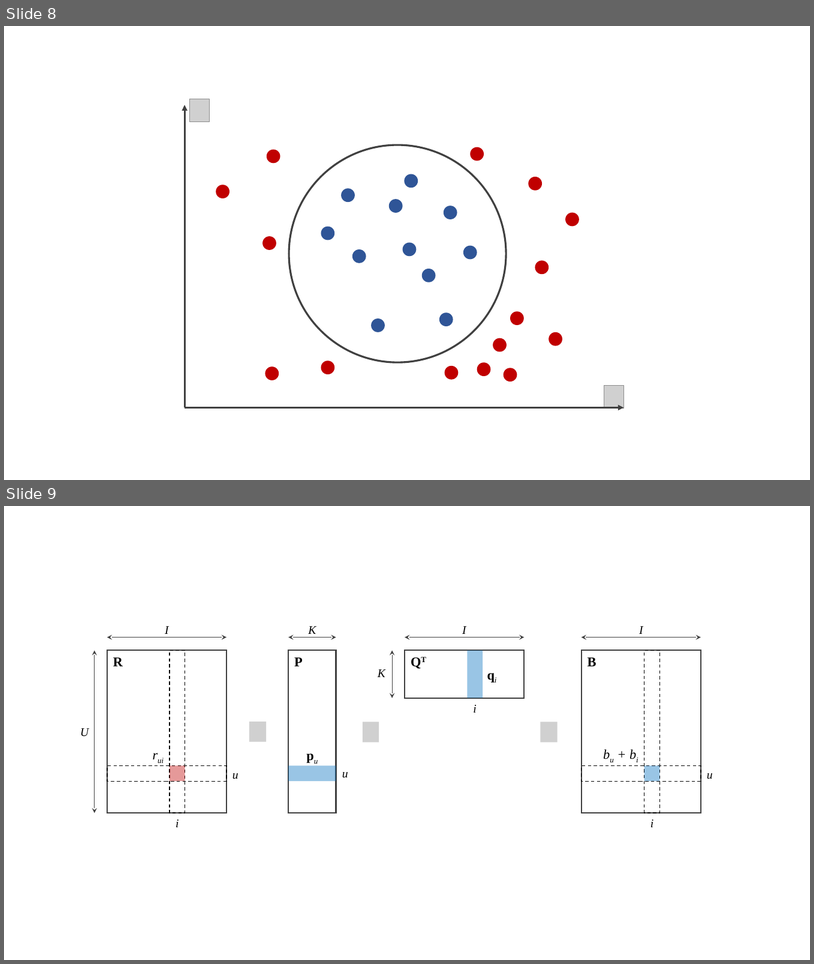
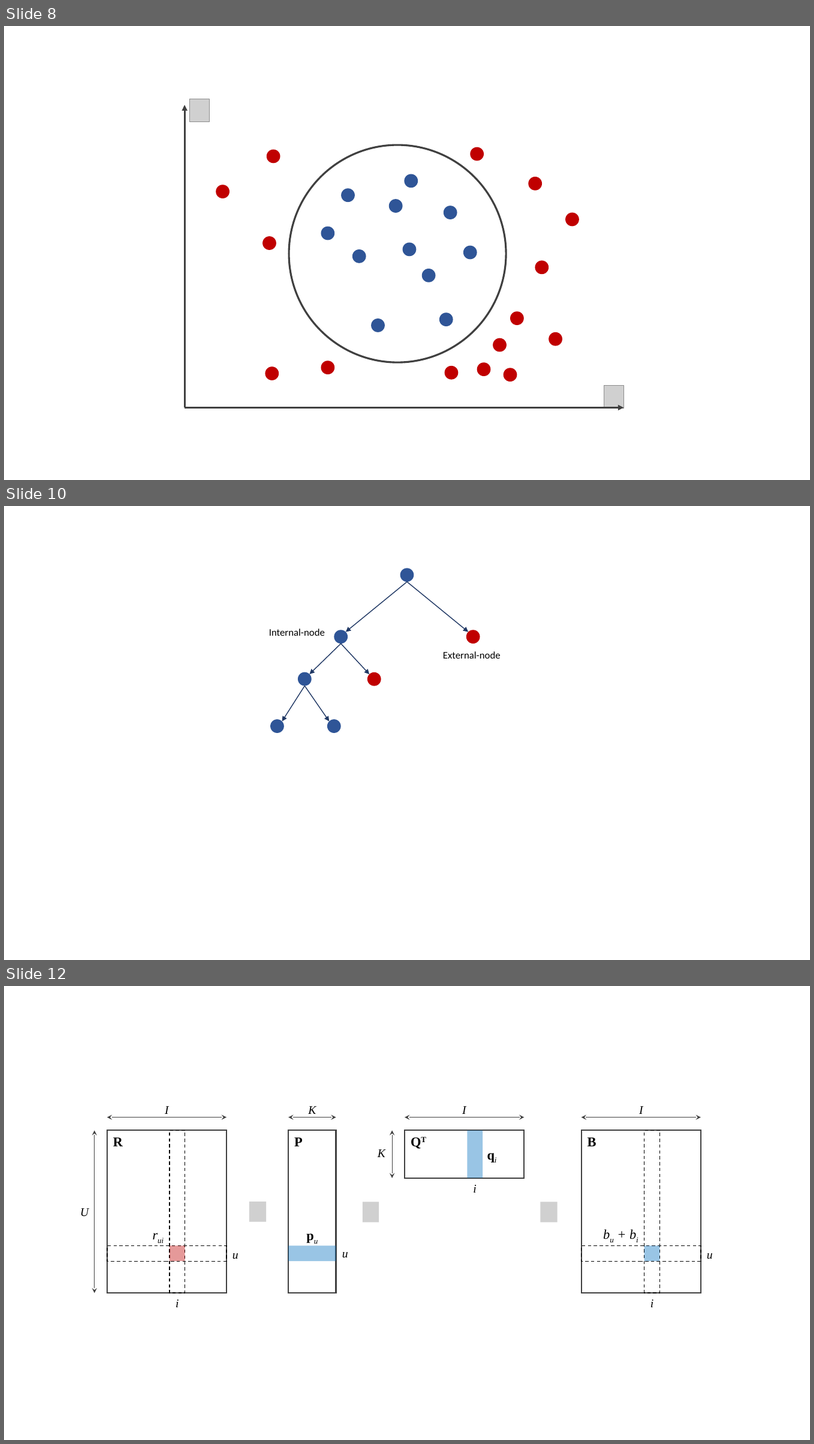
Before and after one commit to hungpq7/data-science, a slide deck: image/0_raw_image.pptx. Shown one above the other, each under a label of ours: slides 8 and 9 before the commit, slides 8, 10 and 12 after it; the slides between them are not shown. The pictures are 814x964 and 814x1444 pixels, drawn with LibreOffice and Linux fonts; fonts in the diff are those of the drawing; grey boxes stand for pictures. Boxes give left, top, right and bottom in pixels: in the first picture for what was removed or moved away, otherwise in the second. Text is boxed around its words. In the diff, an @@ line names an element or a change of style, - is before the commit and + after.

```diff
--- a/image/0_raw_image.pptx
+++ b/image/0_raw_image.pptx
@@ slide 10 added at box(4, 506, 810, 960), background #FFFFFF @@
@@ ellipse added at box(400, 568, 414, 582), fill #2F5597 @@
@@ arrow added from (408, 582) to (346, 632), #203864 1 pt @@
@@ arrow added from (408, 582) to (468, 632), #203864 1 pt @@
@@ text added at box(269, 628, 325, 636), 12 pt, text #000000 @@
+Internal-node
@@ ellipse added at box(335, 630, 348, 644), fill #2F5597 @@
@@ ellipse added at box(467, 630, 481, 644), fill #C00000 @@
@@ arrow added from (341, 643) to (309, 674), #203864 1 pt @@
@@ arrow added from (341, 643) to (369, 674), #203864 1 pt @@
@@ text added at box(443, 651, 501, 658), 12 pt, text #000000 @@
+External-node
@@ arrow added from (305, 685) to (282, 721), #203864 1 pt @@
@@ ellipse added at box(298, 672, 312, 685), fill #2F5597 @@
@@ arrow added from (305, 685) to (329, 721), #203864 1 pt @@
@@ ellipse added at box(368, 672, 381, 686), fill #C00000 @@
@@ ellipse added at box(271, 719, 285, 733), fill #2F5597 @@
@@ ellipse added at box(327, 719, 342, 733), fill #2F5597 @@
@@ what was slide 9 is now slide 12 @@
```
Also in this commit, not shown: 2 other slides added.
